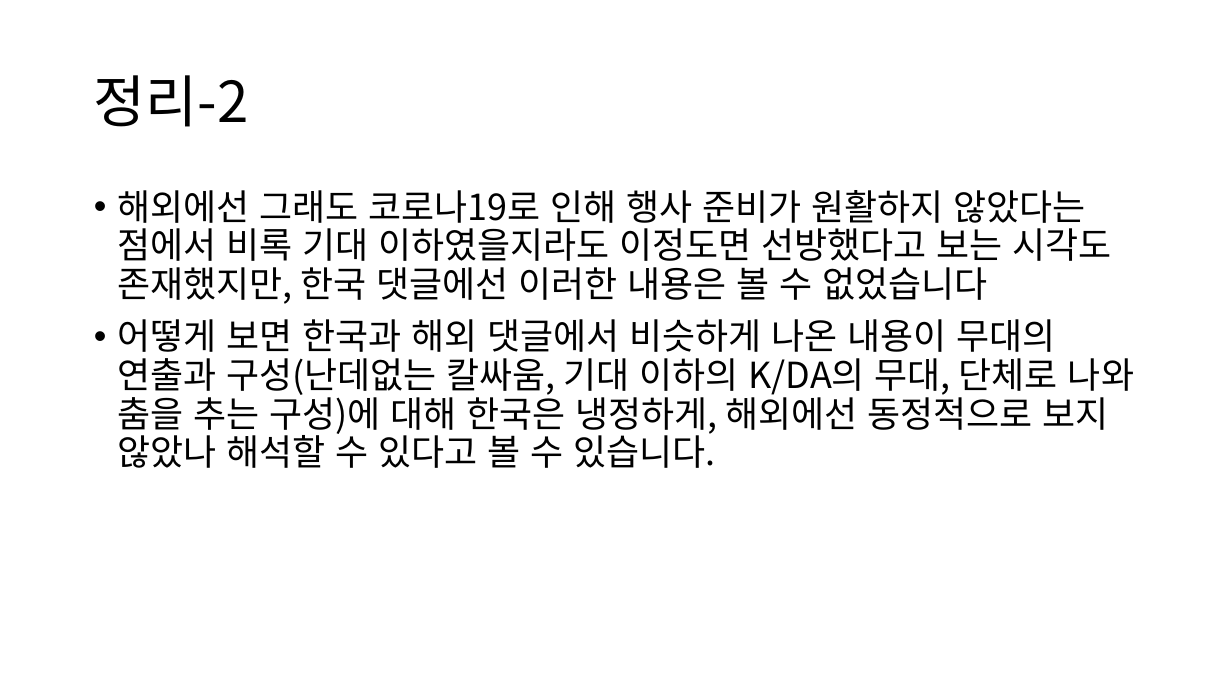
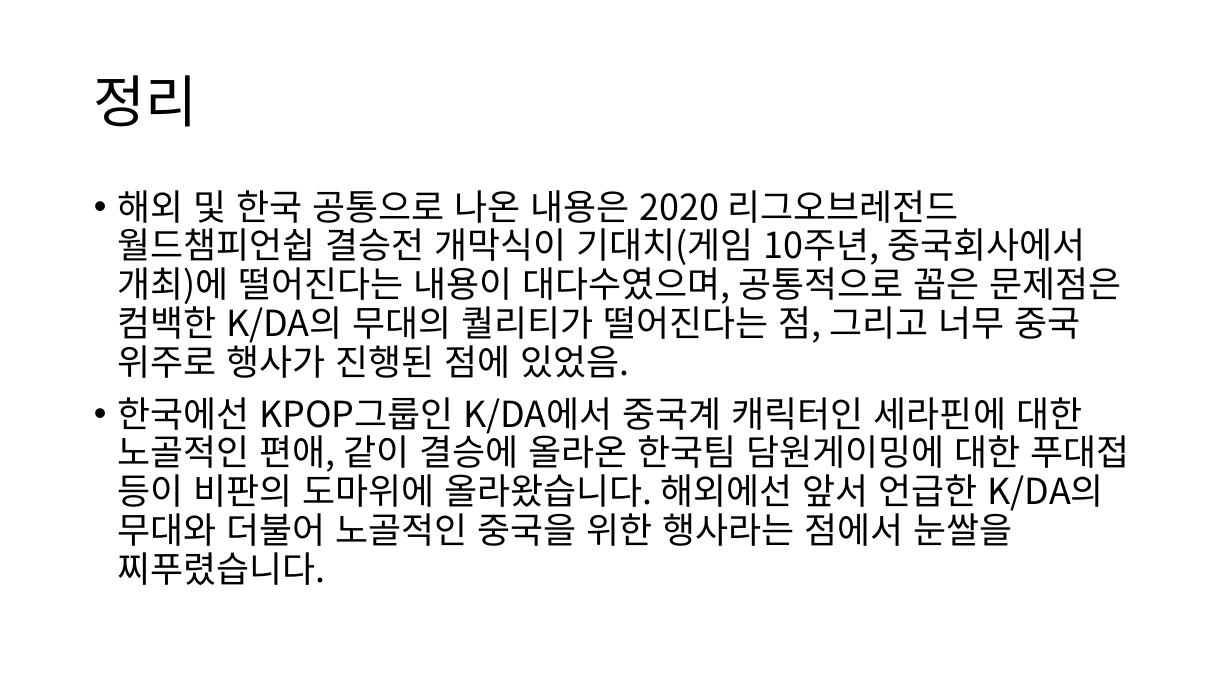
Before and after one commit to ParkSangJe/-, a slide deck: slide 7 of 임시 제작 PPT 1차 수정본.pptx (slide 9 before the commit). Drawn at 1232x693 pixels with LibreOffice and Linux fonts; fonts in the diff are those of the drawing. Boxes give left, top, right and bottom in pixels: in the first picture for what was removed or moved away, otherwise in the second. Text is boxed around its words. In the diff, an @@ line names an element or a change of style, - is before the commit and + after.

```diff
--- a/임시 제작 PPT 1차 수정본.pptx
+++ b/임시 제작 PPT 1차 수정본.pptx
@@ title at <box>94,75,198,127</box>: text changed @@
-정리-2
+정리
@@ text at <box>117,190,1130,585</box>: text changed @@
-• 해외에선 그래도 코로나19로 인해 행사 준비가 원활하지 않았다는 점에서 비록 기대 이하였을지라도 이정도면 선방했다고 보는 시각도 존재했지만, 한국 댓글에선 이러한 내용은 볼 수 없었습니다
-• 어떻게 보면 한국과 해외 댓글에서 비슷하게 나온 내용이 무대의 연출과 구성(난데없는 칼싸움, 기대 이하의 K/DA의 무대, 단체로 나와 춤을 추는 구성)에 대해 한국은 냉정하게, 해외에선 동정적으로 보지 않았나 해석할 수 있다고 볼 수 있습니다.
+• 해외 및 한국 공통으로 나온 내용은 2020 리그오브레전드 월드챔피언쉽 결승전 개막식이 기대치(게임 10주년, 중국회사에서 개최)에 떨어진다는 내용이 대다수였으며, 공통적으로 꼽은 문제점은 컴백한 K/DA의 무대의 퀄리티가 떨어진다는 점, 그리고 너무 중국 위주로 행사가 진행된 점에 있었음.
+• 한국에선 KPOP그룹인 K/DA에서 중국계 캐릭터인 세라핀에 대한 노골적인 편애, 같이 결승에 올라온 한국팀 담원게이밍에 대한 푸대접 등이 비판의 도마위에 올라왔습니다. 해외에선 앞서 언급한 K/DA의 무대와 더불어 노골적인 중국을 위한 행사라는 점에서 눈쌀을 찌푸렸습니다.
```
Also in this commit, not shown: 7 other slides changed, 2 slides removed.
